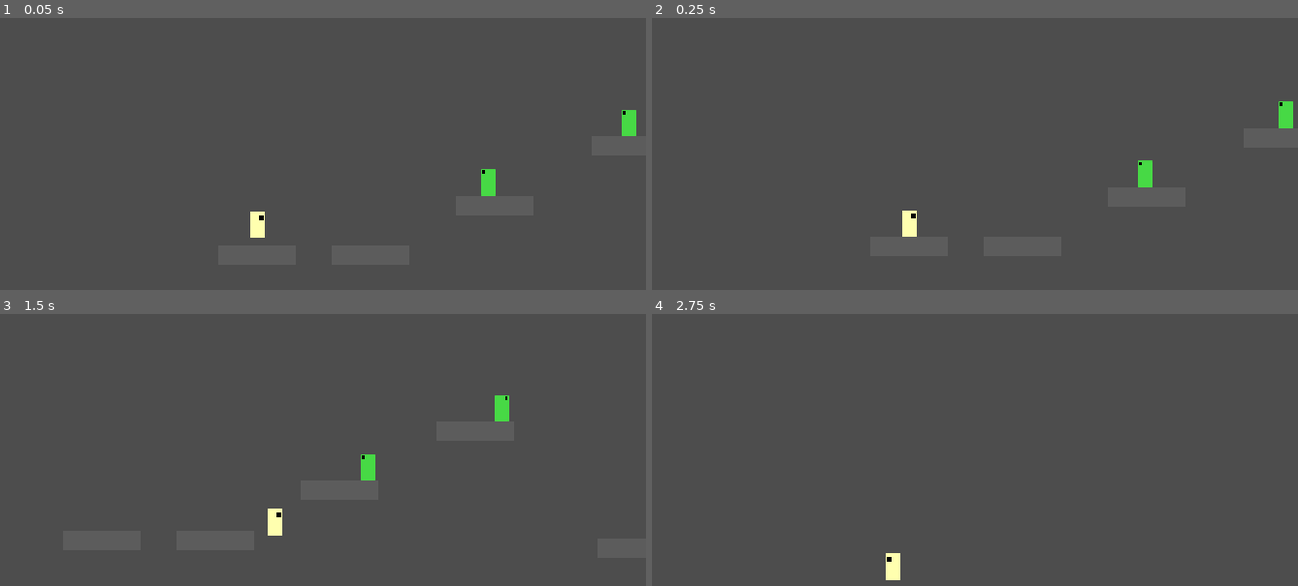
Above: before the commit, frames 1-4 (two rows, left to right).
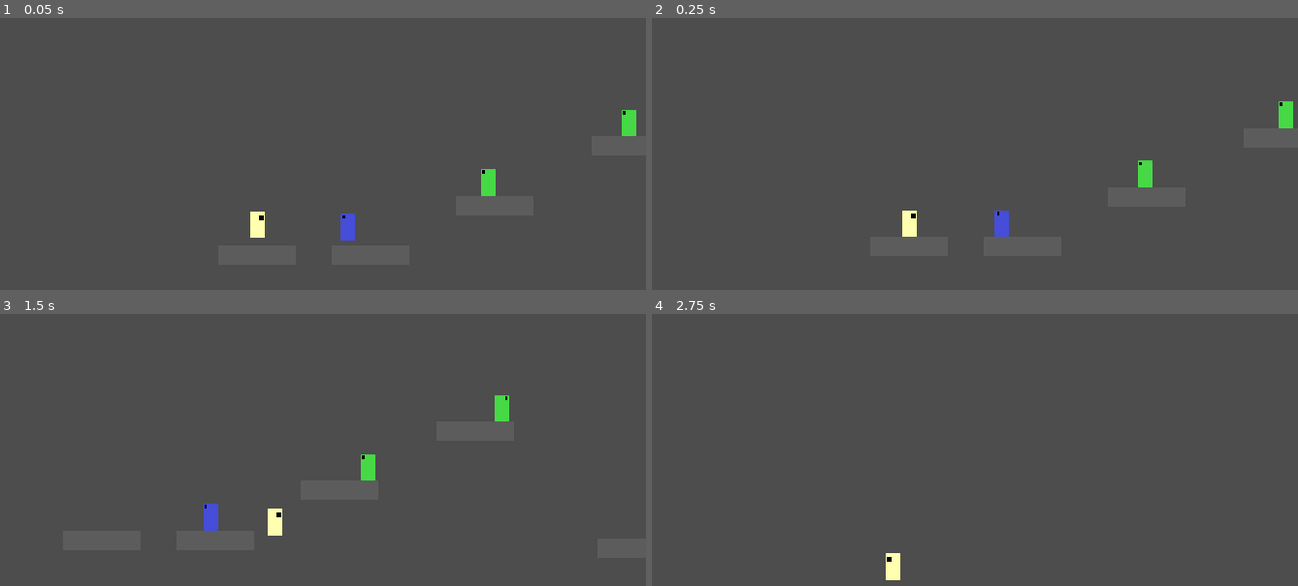
Above: after the commit, the same moments.

Repository: Jadelaawar42027/inferno-game-jam
Game: Godot game, scene res://scenes/levels/scene_1.tscn
Two runs of this game, one before a commit and one after it. Both use one fixed random seed, a clock stepped at 60 frames per second and the inputs below.
Inputs:
- Up to frame 1 (0.05 s): no input
- Up to frame 2 (0.25 s): no input
- Up to frame 3 (1.5 s): tap Enter at 0.5 s; hold D (move_right) from 0.53 s (still down); tap Space (jump) at 0.77 s
- Up to frame 4 (2.75 s): tap Space (jump) at 1.52 s; release D (move_right) at 2.03 s; hold A (move_left) from 2.03 s (still down)

The runs differ from the first frame. In frame 1, 0.2% of the frame differs, in the area x 52-55%, y 71-82%; in frame 2, 0.2%; in frame 3, 0.2%; in frame 4, nothing differs.

Commit message:
baseline heavy class

Diff:
--- /dev/null
+++ b/assets/art/temp_enemy_heavy.svg
@@ -0,0 +1,57 @@
+<?xml version="1.0" encoding="UTF-8" standalone="no"?>
+<!-- Created with Inkscape (http://www.inkscape.org/) -->
+
+<svg
+   width="12"
+   height="22"
+   viewBox="0 0 3.175 5.8208334"
+   version="1.1"
+   id="svg1"
+   inkscape:version="1.4.4 (dcaf3e7, 2026-05-05)"
+   sodipodi:docname="temp_enemy_heavy.svg"
+   xmlns:inkscape="http://www.inkscape.org/namespaces/inkscape"
+   xmlns:sodipodi="http://sodipodi.sourceforge.net/DTD/sodipodi-0.dtd"
+   xmlns="http://www.w3.org/2000/svg"
+   xmlns:svg="http://www.w3.org/2000/svg">
+  <sodipodi:namedview
+     id="namedview1"
+     pagecolor="#505050"
+     bordercolor="#eeeeee"
+     borderopacity="1"
+     inkscape:showpageshadow="0"
+     inkscape:pageopacity="0"
+     inkscape:pagecheckerboard="0"
+     inkscape:deskcolor="#505050"
+     inkscape:document-units="mm"
+     inkscape:zoom="23.685299"
+     inkscape:cx="22.186758"
+     inkscape:cy="11.293925"
+     inkscape:window-width="2560"
+     inkscape:window-height="1377"
+     inkscape:window-x="1912"
+     inkscape:window-y="-8"
+     inkscape:window-maximized="1"
+     inkscape:current-layer="layer1" />
+  <defs
+     id="defs1" />
+  <g
+     inkscape:label="Layer 1"
+     inkscape:groupmode="layer"
+     id="layer1">
+    <rect
+       style="fill:#454dd9;fill-opacity:1;stroke-width:0.264583"
+       id="rect1"
+       width="3.1911693"
+       height="5.8294144"
+       x="-3.3296101e-09"
+       y="0.01579787"
+       ry="0.18957447" />
+    <rect
+       style="fill:#030101;fill-opacity:1;stroke-width:0.264583"
+       id="rect2"
+       width="0.51900458"
+       height="0.79205948"
+       x="0.2035121"
+       y="0.1434962" />
+  </g>
+</svg>
--- /dev/null
+++ b/scenes/enemies/enemyHeavy.tscn
@@ -0,0 +1,46 @@
+[gd_scene format=3 uid="uid://wll4q5h4hwvl"]
+
+[ext_resource type="PackedScene" uid="uid://s0mlbmx6yihv" path="res://scenes/enemies/enemy.tscn" id="1_waqqm"]
+[ext_resource type="Script" uid="uid://b2r6hr0bmc132" path="res://scripts/enemies/enemyHeavy.gd" id="2_waqqm"]
+[ext_resource type="Shader" uid="uid://bcycvorrmew66" path="res://scenes/enemies/hitflash.gdshader" id="3_c6sqk"]
+[ext_resource type="Texture2D" uid="uid://b7fhhu4w3f7st" path="res://assets/art/temp_enemy_heavy.svg" id="4_waqqm"]
+
+[sub_resource type="ShaderMaterial" id="ShaderMaterial_fhf6d"]
+resource_local_to_scene = true
+shader = ExtResource("3_c6sqk")
+shader_parameter/flash_color = Color(1, 1, 1, 1)
+shader_parameter/flash_amount = 0.0
+shader_parameter/additive_mix = 0.0
+
+[sub_resource type="CircleShape2D" id="CircleShape2D_3mldf"]
+radius = 25.019993
+
+[node name="Enemy" unique_id=319771871 instance=ExtResource("1_waqqm")]
+visible = true
+script = ExtResource("2_waqqm")
+
+[node name="CollisionShape2D" parent="." index="0" unique_id=220595465]
+visible = false
+
+[node name="Hitbox" parent="." index="1" unique_id=1854460611]
+visible = false
+
+[node name="Sprite2D" parent="." index="2" unique_id=1340461075]
+material = SubResource("ShaderMaterial_fhf6d")
+texture = ExtResource("4_waqqm")
+
+[node name="Check_Platform" type="RayCast2D" parent="." index="3" unique_id=703057103]
+visible = false
+position = Vector2(7, 0)
+target_position = Vector2(0, 16)
+
+[node name="DetectionRadius" type="Area2D" parent="." index="4" unique_id=622217433]
+collision_layer = 0
+collision_mask = 2
+
+[node name="CollisionShape2D" type="CollisionShape2D" parent="DetectionRadius" index="0" unique_id=1093336923]
+shape = SubResource("CircleShape2D_3mldf")
+debug_color = Color(0.69198674, 0.48641932, 0.2929939, 0.41960785)
+
+[connection signal="body_entered" from="DetectionRadius" to="." method="_on_detection_radius_body_entered"]
+[connection signal="body_exited" from="DetectionRadius" to="." method="_on_detection_radius_body_exited"]
--- a/scenes/levels/scene_1.tscn
+++ b/scenes/levels/scene_1.tscn
@@ -3,7 +3,8 @@
 [ext_resource type="PackedScene" uid="uid://deejvq1mv7666" path="res://scenes/player/player.tscn" id="1_e77pf"]
 [ext_resource type="PackedScene" uid="uid://cmxd0mu2gy1gr" path="res://scenes/player/platform.tscn" id="2_ake7g"]
 [ext_resource type="PackedScene" uid="uid://s0mlbmx6yihv" path="res://scenes/enemies/enemy.tscn" id="3_ectdm"]
-[ext_resource type="PackedScene" uid="uid://cnv77abw2gf6x" path="res://scenes/enemies/enemyInfantry.tscn" id="4_drx3o"]
+[ext_resource type="PackedScene" uid="uid://cqafy7ipeychu" path="res://scenes/enemies/enemyInfantry.tscn" id="4_drx3o"]
+[ext_resource type="PackedScene" uid="uid://wll4q5h4hwvl" path="res://scenes/enemies/enemyHeavy.tscn" id="5_mok1g"]
 
 [node name="TestArea" type="Node2D" unique_id=1130552543]
 
@@ -29,9 +30,14 @@
 position = Vector2(95, -7)
 
 [node name="Enemy2" parent="." unique_id=1367007200 instance=ExtResource("4_drx3o")]
-visible = true
 position = Vector2(189, -47)
+SPEED_WALK = 20
 
 [node name="Enemy3" parent="." unique_id=1746525357 instance=ExtResource("4_drx3o")]
-visible = true
 position = Vector2(305, -95)
+SPEED_WALK = 20
+
+[node name="Enemy4" parent="." unique_id=1355936591 instance=ExtResource("5_mok1g")]
+position = Vector2(74, -10)
+SPEED_WALK = 10
+MAX_HEALTH = 15
--- a/scripts/enemies/enemy.gd
+++ b/scripts/enemies/enemy.gd
@@ -7,7 +7,7 @@
 #EXPORT var
 @export var MAX_HEALTH: int = 10
 @export var MEDIUM_ATTACK: int = 1
-@export var MOVEMENT: float = 10.0
+var MOVEMENT: float = 10.0
 @export var TURN_SPEED: float = 10.0
 @export var FLASH_HIT: float = 0.2
 
--- /dev/null
+++ b/scripts/enemies/enemyHeavy.gd
@@ -0,0 +1,50 @@
+extends Enemy
+
+
+#State machine of different stances the enemy can have
+enum STATES{PATROL, CHARGE, SLAM}
+var CURRENTSTATE = STATES.PATROL
+
+#Walk vars
+@export var SPEED_WALK = 10
+var PATROL_RANGE = 10
+var DIRECTION = 1
+
+
+#Charge Vars
+
+
+#Slam vars
+
+#Same loop
+func _physics_process(delta: float) -> void:
+
+	#Changes enemy behavior
+	if CURRENTSTATE == STATES.PATROL:
+		_enemyHeavy_patrol(delta)
+	elif CURRENTSTATE == STATES.CHARGE:
+		_enemyHeavy_charge(delta)
+	elif CURRENTSTATE == STATES.SLAM:
+		_enemyHeavy_slam(delta)
+	super(delta)
+
+#Patrol will be the same as the other
+#probably should have this be a function that is called
+func _enemyHeavy_patrol(delta):
+	velocity.x = SPEED_WALK * DIRECTION
+	if not $Check_Platform.is_colliding():
+		if is_on_floor():
+			DIRECTION = DIRECTION * -1
+			#Flips the asset and raycast
+			$Sprite2D.flip_h = DIRECTION == -1
+			$Check_Platform.position.x = 7 * DIRECTION
+
+
+
+#Charge would be like chase
+func _enemyHeavy_charge(delta):
+	pass
+
+#Slam is slow and will have massive attack
+func _enemyHeavy_slam(delta):
+	pass
--- a/scripts/enemies/enemyInfantry.gd
+++ b/scripts/enemies/enemyInfantry.gd
@@ -7,7 +7,7 @@
 var CURRENTSTATE = STATES.PATROL
 
 #Walk vars
-var SPEED_WALK = 20
+@export var SPEED_WALK = 20
 var PATROL_RANGE = 10
 var DIRECTION = 1
 
Not shown, added: assets/art/temp_enemy_heavy.svg.import
Not shown: 1 places in scenes/enemies/enemyInfantry.tscn that only renumber resources
Not shown, added: scripts/enemies/enemyHeavy.gd.uid
